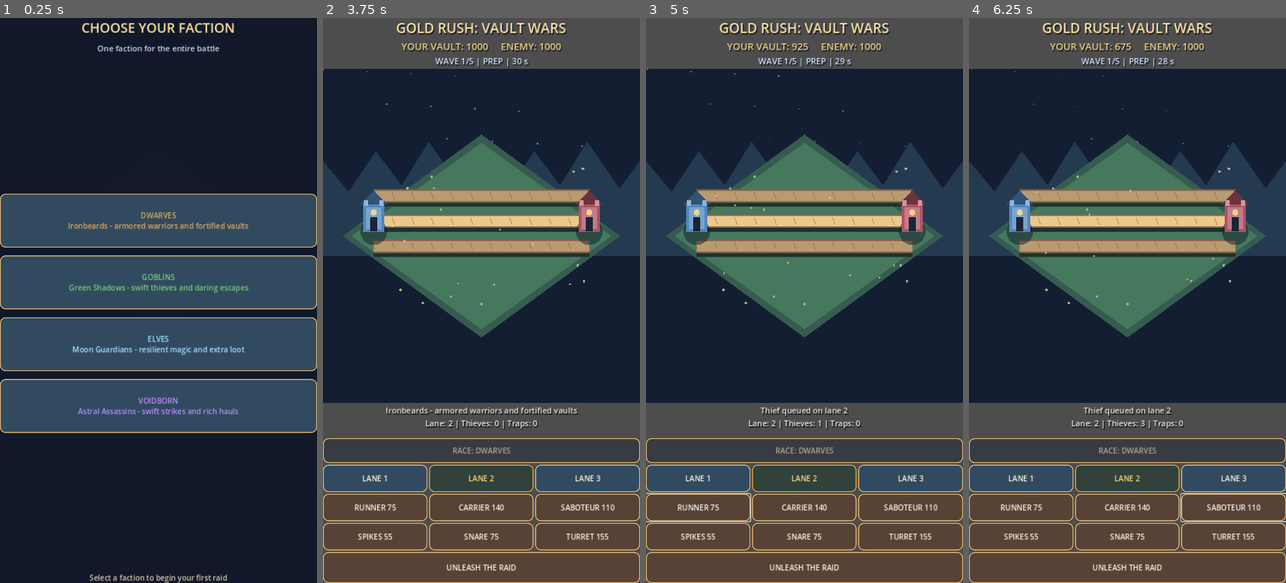
Above: before the commit, frames 1-4 (left to right).
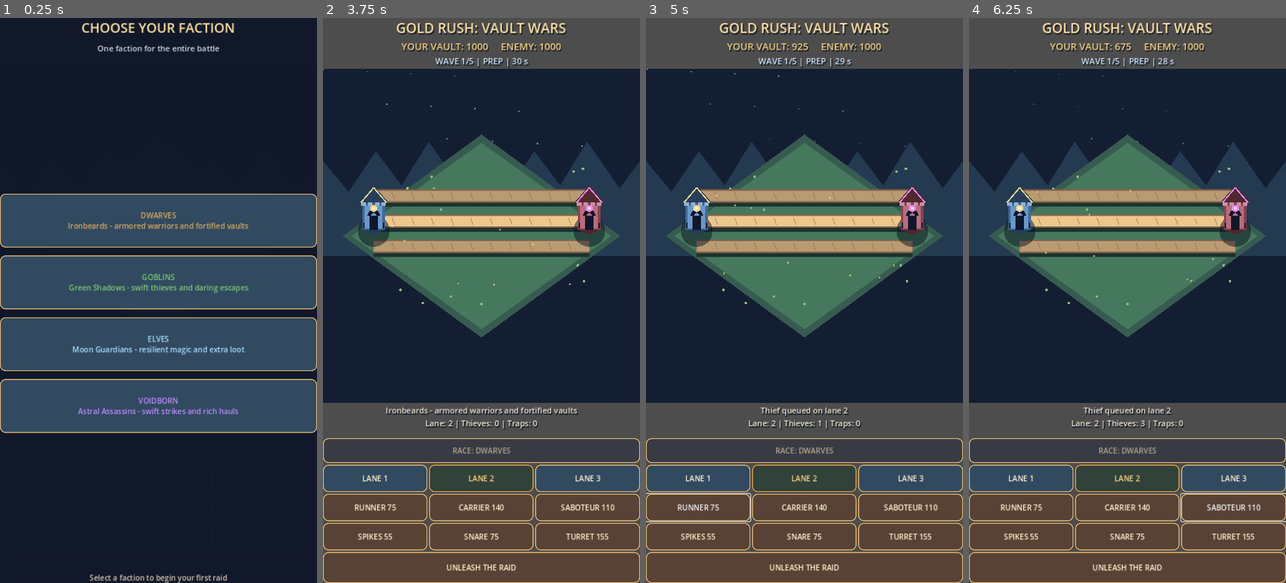
Above: after the commit, the same moments.

Repository: krzych3d/Gold-rush-mobile
Game: Godot game, scene res://main.tscn
The game is run twice, just before and just after one commit, with the same random seed, the same clock (stepped at 60 frames per second) and the same inputs.
Inputs:
- Up to frame 1 (0.25 s): no input
- Up to frame 2 (3.75 s): click "LANE 1" at 0.5 s; click "LANE 2" at 1.25 s; click "LANE 3" at 2 s; click "BATTLE IN PROGRESS" at 2.75 s; click "DWARVES Ironbeards - armored …" at 3.5 s
- Up to frame 3 (5 s): click "RUNNER 75" at 4.25 s
- Up to frame 4 (6.25 s): click "CARRIER 140" at 5 s; click "SABOTEUR 110" at 5.75 s

The runs differ from the first frame. In frame 2, 0.8% of the frame differs, in the area x 11-89%, y 29-41%; in frame 3, 0.8%; in frame 4, 0.8%.

Commit message:
Replace placeholder dots with animated fantasy character silhouettes, equipment and detailed vault towers

Diff:
--- a/scripts/game.gd
+++ b/scripts/game.gd
@@ -428,39 +428,75 @@
 		arena.draw_circle(Vector2(gx, gy), 2.2, Color("ffdf7a", 0.6))
 
 func _draw_fort(p: Vector2, color: Color, side: int) -> void:
-	arena.draw_circle(p + Vector2(0, 24), 30, Color("101d2a", 0.5))
-	arena.draw_rect(Rect2(p + Vector2(-24, -38), Vector2(48, 62)), color)
-	arena.draw_rect(Rect2(p + Vector2(-18, -32), Vector2(36, 50)), color.lightened(0.24))
-	arena.draw_colored_polygon(PackedVector2Array([p + Vector2(-31, -38), p + Vector2(0, -70), p + Vector2(31, -38)]), color.darkened(0.38))
-	arena.draw_rect(Rect2(p + Vector2(-8, -9), Vector2(16, 32)), Color("182538"))
-	arena.draw_circle(p + Vector2(0, -20), 7, Color("ffdf81", 0.85))
-	for x in [-18, 18]:
-		arena.draw_rect(Rect2(p + Vector2(x - 5, -47), Vector2(10, 12)), color.lightened(0.4))
+	var glow := Color("f9d786") if side == 0 else Color("e88af1")
+	_draw_fort_body(p, color, glow)
+
+func _draw_fort_body(p: Vector2, color: Color, glow: Color) -> void:
+	arena.draw_circle(p + Vector2(0, 22), 36, Color("071322", 0.5))
+	arena.draw_colored_polygon(PackedVector2Array([p + Vector2(-33, 15), p + Vector2(0, 32), p + Vector2(33, 15), p + Vector2(0, 0)]), color.darkened(0.55))
+	arena.draw_rect(Rect2(p + Vector2(-26, -41), Vector2(52, 61)), color.darkened(0.2))
+	arena.draw_rect(Rect2(p + Vector2(-20, -35), Vector2(40, 52)), color.lightened(0.15))
+	for x in [-23, -8, 8, 23]:
+		arena.draw_rect(Rect2(p + Vector2(x - 5, -48), Vector2(10, 14)), color.lightened(0.36))
+	arena.draw_colored_polygon(PackedVector2Array([p + Vector2(-33, -43), p + Vector2(0, -81), p + Vector2(33, -43)]), color.darkened(0.52))
+	arena.draw_line(p + Vector2(-29, -42), p + Vector2(0, -76), glow, 3.0)
+	arena.draw_line(p + Vector2(0, -76), p + Vector2(29, -42), glow, 3.0)
+	arena.draw_rect(Rect2(p + Vector2(-10, -12), Vector2(20, 32)), Color("10172a"))
+	arena.draw_arc(p + Vector2(0, -12), 10, PI, TAU, 12, Color("10172a"), 8.0)
+	arena.draw_circle(p + Vector2(0, -29), 8, glow)
+	arena.draw_circle(p + Vector2(0, -29), 3, Color.WHITE)
+	for x in [-22, 22]:
+		arena.draw_line(p + Vector2(x, 3), p + Vector2(x, 17), Color("141d32"), 3.0)
 
 func _draw_character(p: Vector2, color: Color, unit: Dictionary) -> void:
-	var radius := 13.0 if unit["kind"] == 1 else 10.0
-	arena.draw_circle(p + Vector2(0, 10), radius, Color("101c27", 0.55))
-	arena.draw_circle(p + Vector2(0, 1), radius, color.darkened(0.22))
-	arena.draw_circle(p + Vector2(0, -8), radius * 0.8, Color("f0c4a2") if unit["side"] == 1 or selected_race != 3 else Color("26203c"))
-	arena.draw_colored_polygon(PackedVector2Array([p + Vector2(-radius, -9), p + Vector2(0, -radius - 15), p + Vector2(radius, -9)]), color.darkened(0.48))
-	arena.draw_circle(p + Vector2(-3, -8), 1.5, Color("1d2534"))
-	arena.draw_circle(p + Vector2(3, -8), 1.5, Color("1d2534"))
-	if unit["side"] == 0:
-		match selected_race:
-			0:
-				arena.draw_rect(Rect2(p + Vector2(-radius - 3, -4), Vector2(radius * 2.0 + 6.0, 5)), Color("f5c66f"))
-				arena.draw_line(p + Vector2(-5, -2), p + Vector2(0, 8), Color("ad673e"), 4.0)
-			1:
-				arena.draw_colored_polygon(PackedVector2Array([p + Vector2(-radius, -9), p + Vector2(-radius - 10, -17), p + Vector2(-radius + 3, -2)]), Color("83c56c"))
-				arena.draw_colored_polygon(PackedVector2Array([p + Vector2(radius, -9), p + Vector2(radius + 10, -17), p + Vector2(radius - 3, -2)]), Color("83c56c"))
-			2:
-				arena.draw_line(p + Vector2(-radius, -17), p + Vector2(-radius - 7, -23), Color("d4eafa"), 3.0)
-				arena.draw_line(p + Vector2(radius, -17), p + Vector2(radius + 7, -23), Color("d4eafa"), 3.0)
-			3:
-				arena.draw_circle(p + Vector2(-3, -8), 2.0, Color("c994ff"))
-				arena.draw_circle(p + Vector2(3, -8), 2.0, Color("c994ff"))
-				arena.draw_line(p + Vector2(-radius - 5, 4), p + Vector2(-radius - 11, -12), Color("e6b3ff"), 3.0)
-				arena.draw_line(p + Vector2(radius + 5, 4), p + Vector2(radius + 11, -12), Color("e6b3ff"), 3.0)
+	var friendly: bool = unit["side"] == 0
+	var faction: int = selected_race if friendly else 1
+	var radius: float = 15.0 if unit["kind"] == 1 else 12.0
+	var moving: float = sin(visual_time * 10.0 + float(unit["position"]) * 13.0)
+	var cloak := color.darkened(0.48)
+	arena.draw_circle(p + Vector2(0, 14), radius + 5.0, Color("0a1421", 0.5))
+	# Two walking feet and a trailing cloak, distinct from circular placeholder units.
+	arena.draw_line(p + Vector2(-5, 5), p + Vector2(-7 + moving * 3.0, 15), Color("292637"), 5.0)
+	arena.draw_line(p + Vector2(5, 5), p + Vector2(7 - moving * 3.0, 15), Color("292637"), 5.0)
+	arena.draw_colored_polygon(PackedVector2Array([p + Vector2(-radius, -7), p + Vector2(radius, -7), p + Vector2(radius + 4, 11), p + Vector2(-radius - 4, 11)]), cloak)
+	arena.draw_rect(Rect2(p + Vector2(-radius + 3, -5), Vector2(radius * 2.0 - 6, 14)), color)
+	arena.draw_line(p + Vector2(-radius + 3, 2), p + Vector2(radius - 3, 2), Color("e7bd73"), 3.0)
+	arena.draw_circle(p + Vector2(0, -12), radius * 0.83, Color("f1c7a5") if faction != 3 else Color("2c2545"))
+	match faction:
+		0:
+			# Dwarf: steel helm, heavy golden beard and hammer.
+			arena.draw_rect(Rect2(p + Vector2(-radius, -21), Vector2(radius * 2.0, 7)), Color("aebdcc"))
+			arena.draw_colored_polygon(PackedVector2Array([p + Vector2(-8, -8), p + Vector2(0, 5), p + Vector2(8, -8)]), Color("dc9749"))
+			arena.draw_line(p + Vector2(radius + 4, -3), p + Vector2(radius + 8, -24), Color("b9a78b"), 3.0)
+			arena.draw_rect(Rect2(p + Vector2(radius + 1, -27), Vector2(15, 8)), Color("c7d3df"))
+		1:
+			# Goblin: green face, long pointed ears, curved dagger.
+			arena.draw_circle(p + Vector2(0, -12), radius * 0.8, Color("88bc69"))
+			arena.draw_colored_polygon(PackedVector2Array([p + Vector2(-8, -15), p + Vector2(-radius - 10, -23), p + Vector2(-radius + 3, -7)]), Color("80b56b"))
+			arena.draw_colored_polygon(PackedVector2Array([p + Vector2(8, -15), p + Vector2(radius + 10, -23), p + Vector2(radius - 3, -7)]), Color("80b56b"))
+			arena.draw_line(p + Vector2(radius + 2, 3), p + Vector2(radius + 13, -13), Color("c8dce1"), 3.0)
+		2:
+			# Elf: silver circlet, pointed ears, glowing moon staff.
+			arena.draw_line(p + Vector2(-radius + 3, -14), p + Vector2(-radius - 9, -23), Color("ccecff"), 4.0)
+			arena.draw_line(p + Vector2(radius - 3, -14), p + Vector2(radius + 9, -23), Color("ccecff"), 4.0)
+			arena.draw_arc(p + Vector2(0, -16), radius * 0.8, PI, TAU, 12, Color("e8f5ff"), 3.0)
+			arena.draw_line(p + Vector2(radius + 7, -23), p + Vector2(radius + 7, 10), Color("e0f0ff"), 3.0)
+			arena.draw_circle(p + Vector2(radius + 7, -25), 5.0 + sin(visual_time * 4.0) * 1.0, Color("93eaff"))
+		3:
+			# Voidborn: faceless hood, violet eyes and twin astral blades.
+			arena.draw_colored_polygon(PackedVector2Array([p + Vector2(-radius, -13), p + Vector2(0, -radius - 23), p + Vector2(radius, -13)]), Color("302446"))
+			arena.draw_line(p + Vector2(-5, -12), p + Vector2(-2, -12), Color("d69aff"), 2.0)
+			arena.draw_line(p + Vector2(2, -12), p + Vector2(5, -12), Color("d69aff"), 2.0)
+			arena.draw_line(p + Vector2(-radius, 4), p + Vector2(-radius - 12, -15), Color("b887ff"), 4.0)
+			arena.draw_line(p + Vector2(radius, 4), p + Vector2(radius + 12, -15), Color("b887ff"), 4.0)
+			arena.draw_arc(p, radius + 7.0, visual_time, visual_time + PI * 0.8, 12, Color("b66aff", 0.65), 2.0)
+	if faction != 3:
+		arena.draw_circle(p + Vector2(-4, -12), 1.8, Color("182234"))
+		arena.draw_circle(p + Vector2(4, -12), 1.8, Color("182234"))
 	if unit["carried"] > 0:
-		arena.draw_circle(p + Vector2(12, -13), 7, Color("eebc48"))
-		arena.draw_circle(p + Vector2(10, -16), 2, Color("fff2a4"))
+		arena.draw_circle(p + Vector2(13, -22), 8, Color("f6b83f"))
+		arena.draw_circle(p + Vector2(11, -25), 3, Color("fff3b1"))
+	if unit["stunned"] > 0.0:
+		for i in 3:
+			var a := visual_time * 4.0 + float(i) * TAU / 3.0
+			arena.draw_circle(p + Vector2(cos(a) * 18.0, -24 + sin(a) * 7.0), 3, Color("fff09a"))
